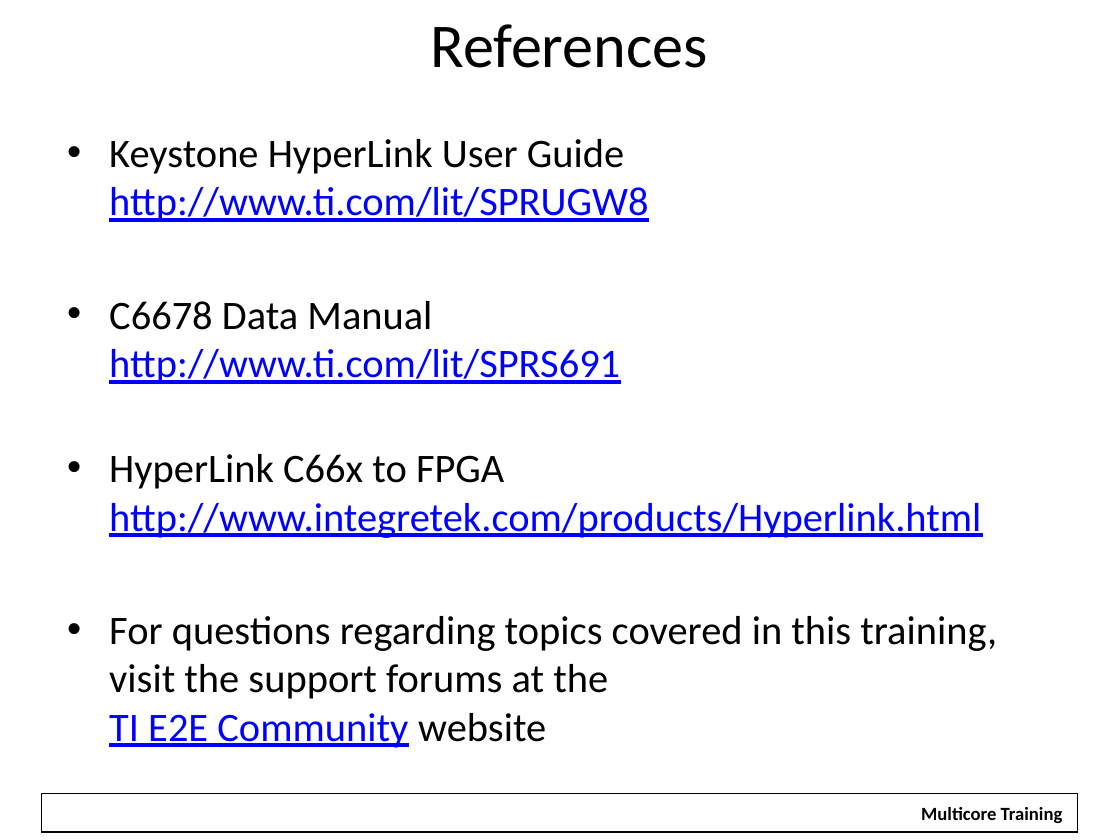
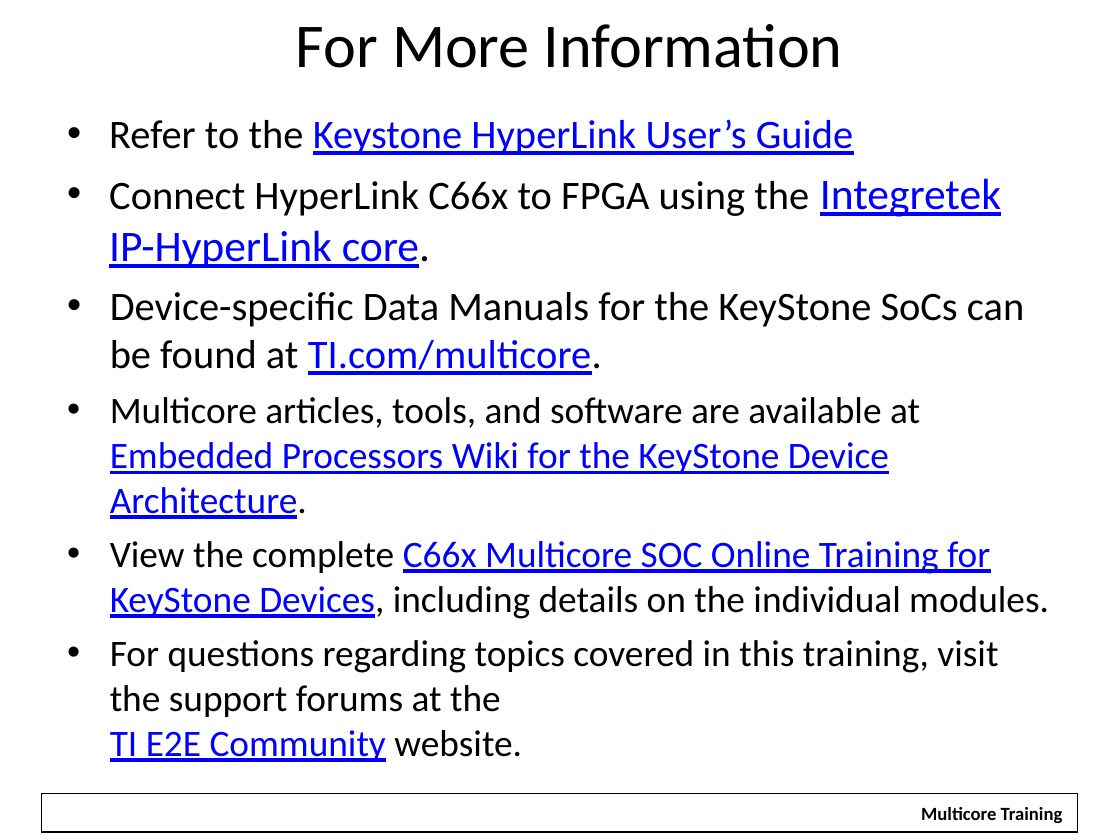
Before and after one commit to hari1989/keystone-workshop, a slide deck: slide 58 of slides/Intro to Hyperlink.pptx (slide 59 before the commit). Drawn at 1120x840 pixels with LibreOffice and Linux fonts; fonts in the diff are those of the drawing; background and template pictures are left out. Boxes give left, top, right and bottom in pixels: in the first picture for what was removed or moved away, otherwise in the second. Text is boxed around its words. In the diff, an @@ line names an element or a change of style, - is before the commit and + after.

```diff
--- a/slides/Intro to Hyperlink.pptx
+++ b/slides/Intro to Hyperlink.pptx
@@ text at bbox=[296, 24, 843, 68]: text changed @@
-References
+For More Information
@@ text at bbox=[109, 119, 1049, 762]: text changed; size 26 to 24 pt @@
-• Keystone HyperLink User Guide
-  http://www.ti.com/lit/SPRUGW8
-• C6678 Data Manual
-  http://www.ti.com/lit/SPRS691
-• HyperLink C66x to FPGA
-  http://www.integretek.com/products/Hyperlink.html
-• For questions regarding topics covered in this training, visit the support forums at the
-  TI E2E Community website
+• Refer to the Keystone HyperLink User’s Guide
+• Connect HyperLink C66x to FPGA using the Integretek IP-HyperLink core.
+• Device-specific Data Manuals for the KeyStone SoCs can be found at TI.com/multicore.
+• Multicore articles, tools, and software are available at Embedded Processors Wiki for the KeyStone Device Architecture.
+• View the complete C66x Multicore SOC Online Training for KeyStone Devices, including details on the individual modules.
+• For questions regarding topics covered in this training, visit the support forums at the
+  TI E2E Community website.
```
Also in this commit, not shown: 18 other slides changed, 1 slide removed.
